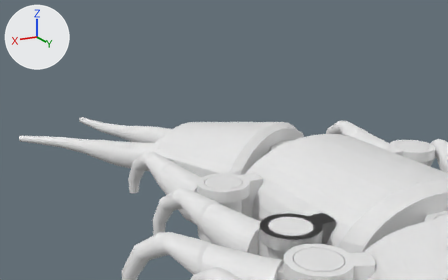
The Blender file blender/pentipete.blend: old version first, new version second.
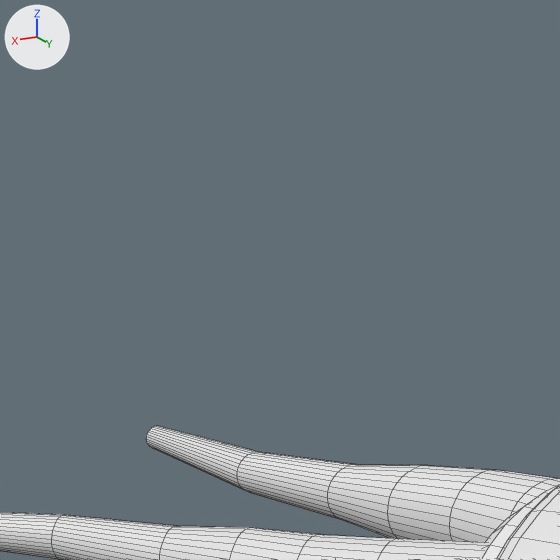
Each version is shown from a camera (50 mm lens) standing at (10.82, 12.07, 7.34) and looking at (-4.9, -16.77, -2.52), then close up on the part from 10% to 38% of the width and 8% to 53% of the height. Lighting does not change. The marker at upper left points along +X, +Y and +Z. The first two pictures are the older version. The close-ups show mesh edges as thin lines.

In view in the first close-up: 'head', 'tent_l', 'tent_r'.
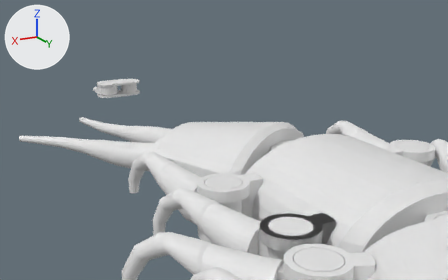
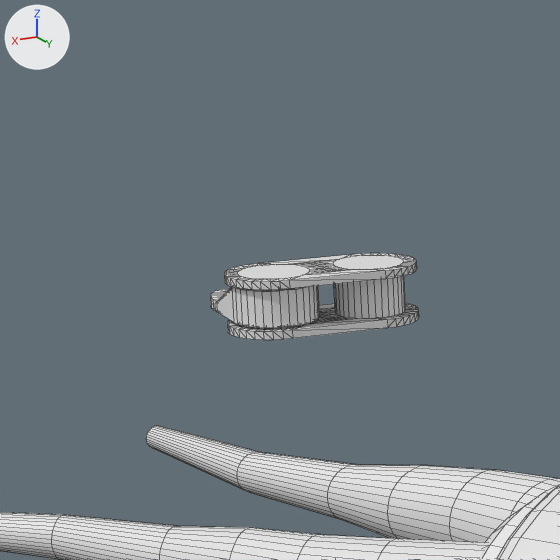
The change, as a diff of the scene's bpy script:
```diff
--- a/blender/pentipete.blend.py
+++ b/blender/pentipete.blend.py
@@ me_circle_031 @@
+me_circle_031.from_pydata(...)  # 328 vertices, 468 faces; spans x -0.45..1.38, y -0.45..0.45, z -0.7..0.0
@@ me_circle_007 @@
+me_circle_007.from_pydata(...)  # 160 vertices, 240 faces; spans x -0.63..0.49, y -0.45..1.47, z -0.57..0.01
@@ ob_mandibles_axes @@
+ob_mandibles_axes = bpy.data.objects.new('mandibles_axes', me_circle_031)
+ob_mandibles_axes.location = (-0.6, -19.72, 0.7)
+ob_mandibles_axes.scale = (1.29, 1.29, 1.0)
@@ ob_mandible_l @@
+ob_mandible_l = bpy.data.objects.new('mandible_l', me_circle_007)
+ob_mandible_l.location = (0.49, -21.12, 0.0)
+ob_mandible_l.rotation_euler = (0.0, -3.143, 0.0)  # degrees (0, -180, 0)
+ob_mandible_l.scale = (1.0, 1.31, 1.0)
```

Where the change shows, as pixel boxes (x1, y1, x2, y2) in the close-ups (560 x 560 px):
'mandibles_axes', added
    after: (224, 253, 419, 340)
'mandible_l', added
    after: (210, 286, 320, 328)
